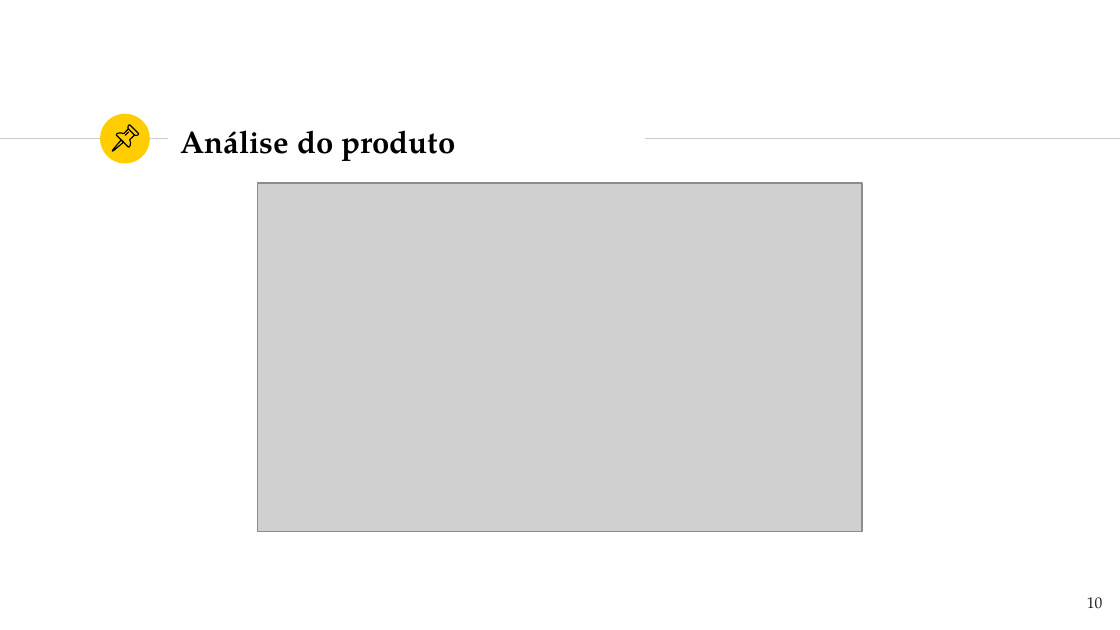
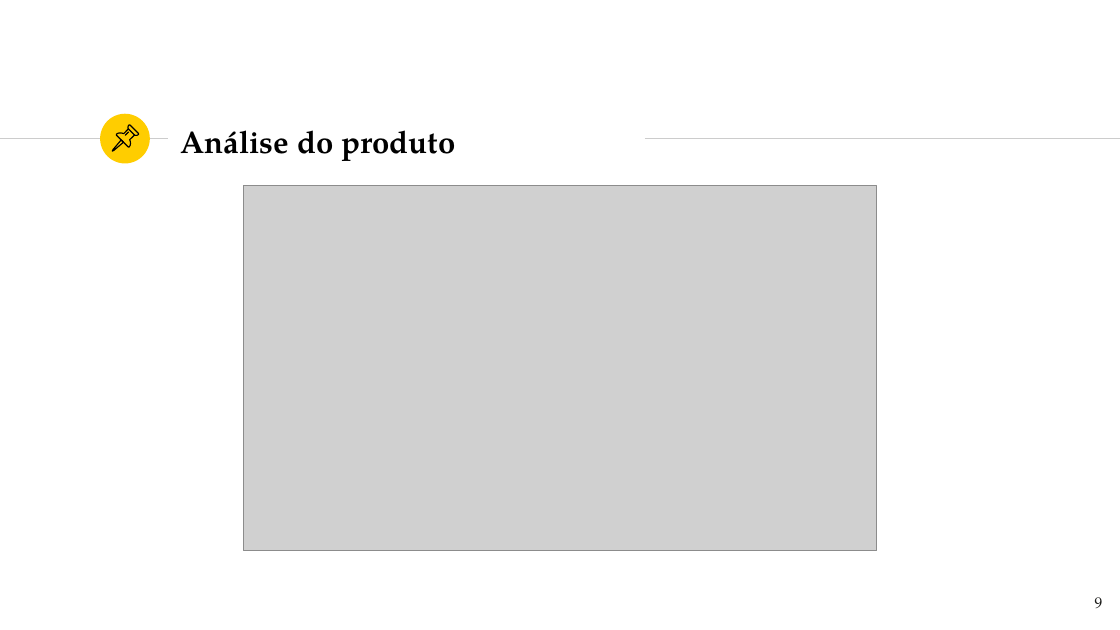
Before and after one commit to k4rd050/qesoft_g12, a slide deck: slide 9 of QESOFT-TP2-Grupo12-Apresentacao.pptx (slide 10 before the commit). Drawn at 1120x630 pixels with LibreOffice and Linux fonts; fonts in the diff are those of the drawing; grey boxes stand for pictures. Boxes give left, top, right and bottom in pixels: in the first picture for what was removed or moved away, otherwise in the second. Text is boxed around its words. In the diff, an @@ line names an element or a change of style, - is before the commit and + after.

```diff
--- a/QESOFT-TP2-Grupo12-Apresentacao.pptx
+++ b/QESOFT-TP2-Grupo12-Apresentacao.pptx
@@ picture resized from (x1=258, y1=183, x2=861, y2=531) to (x1=243, y1=186, x2=877, y2=551) @@
@@ page number at (x1=1095, y1=597, x2=1103, y2=608): text changed @@
-10
+9
```
Also in this commit, not shown: 5 other slides changed.
